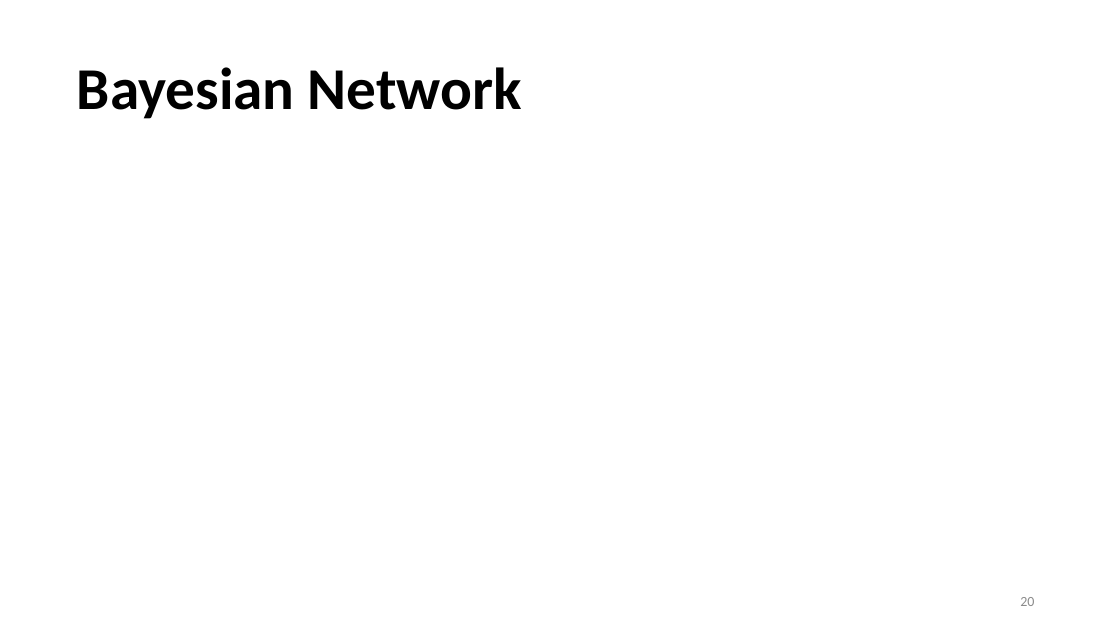
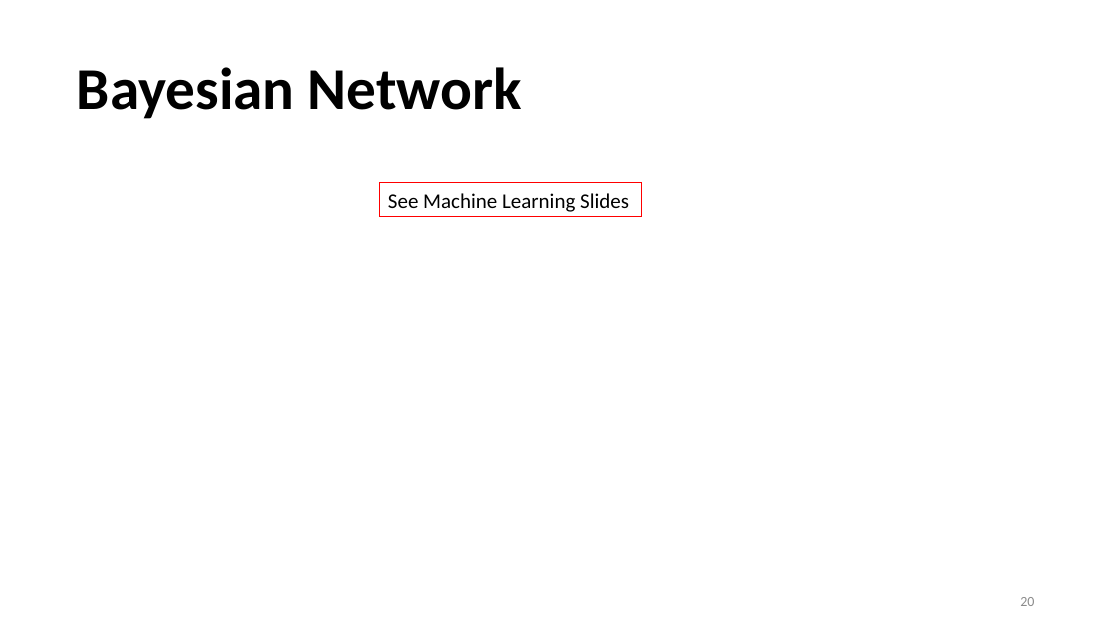
Before and after one commit to jayurbain/DataScienceIntro, a slide deck: slide 20 of slides/06_naive_bayes.pptx. Drawn at 1120x630 pixels with LibreOffice and Linux fonts; fonts in the diff are those of the drawing. Boxes give left, top, right and bottom in pixels: in the first picture for what was removed or moved away, otherwise in the second. Text is boxed around its words. In the diff, an @@ line names an element or a change of style, - is before the commit and + after.

```diff
--- a/slides/06_naive_bayes.pptx
+++ b/slides/06_naive_bayes.pptx
@@ rectangle added at [380,183,641,217], outline #FF0000 0.75 pt, 18 pt, text #000000 @@
+See Machine Learning Slides
```
Also in this commit, not shown: 4 other files.
